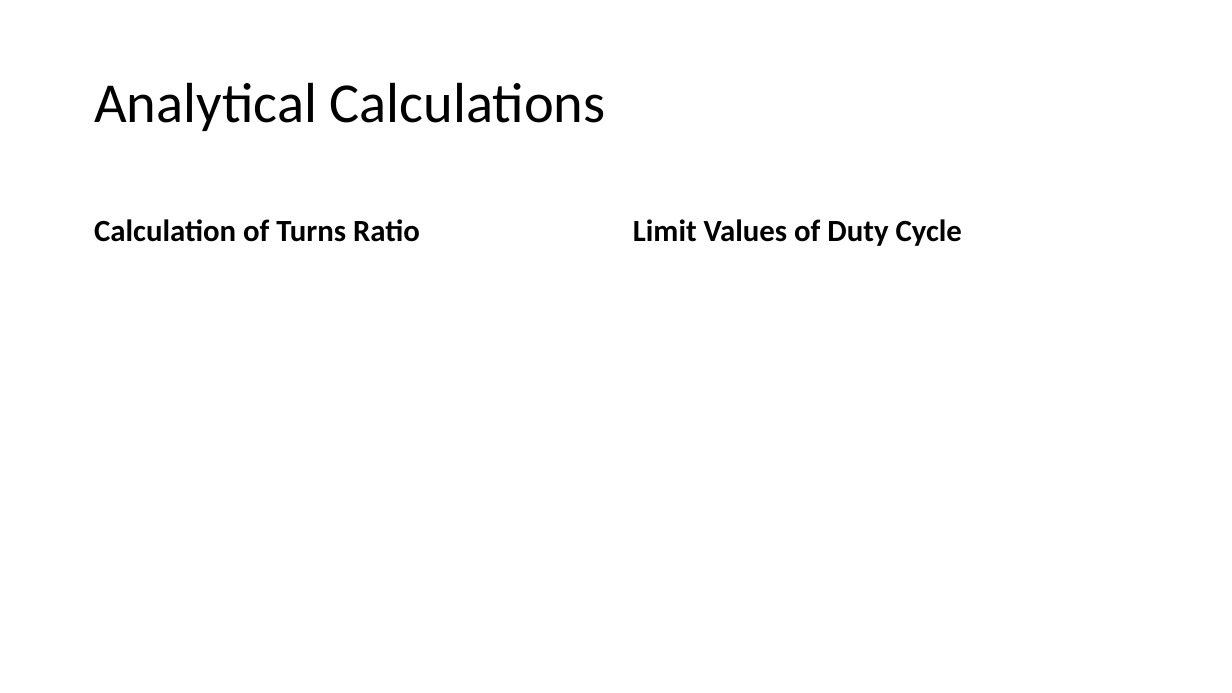
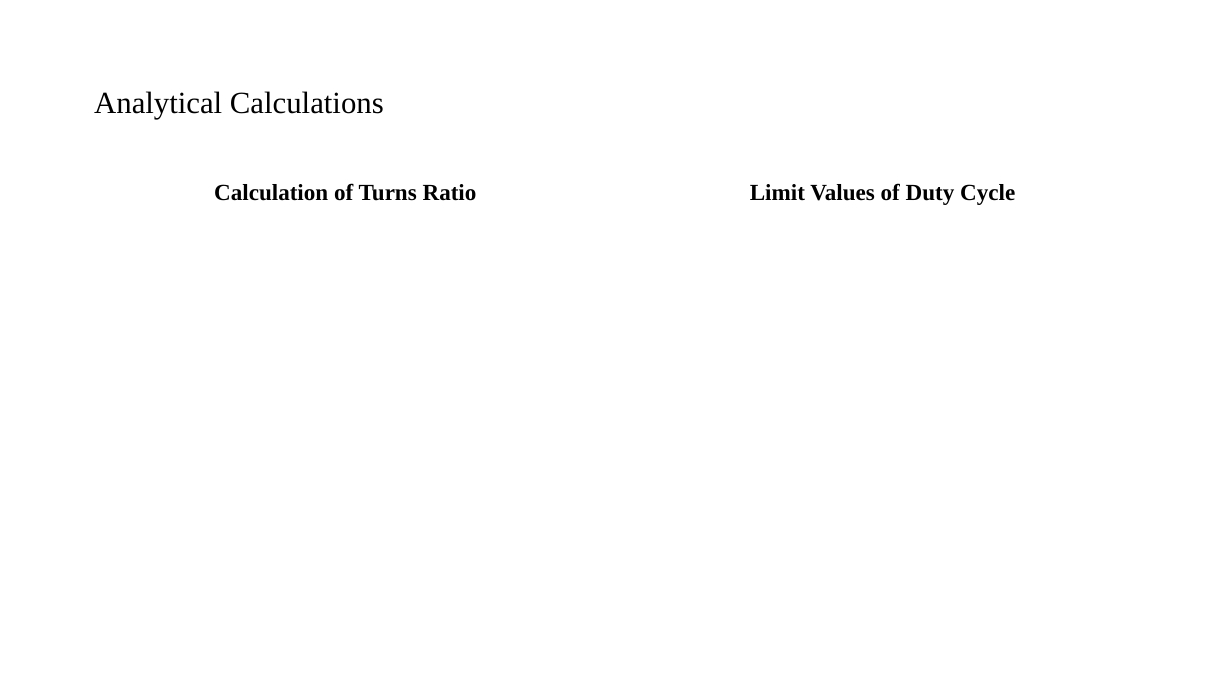
Before and after one commit to mustafayildz/EE464-Term-Project-, a slide deck: slide 8 of EE464_Proje_Sunu.pptx (slide 4 before the commit). Drawn at 1232x693 pixels with LibreOffice and Linux fonts; fonts in the diff are those of the drawing; grey boxes stand for pictures. Boxes give left, top, right and bottom in pixels: in the first picture for what was removed or moved away, otherwise in the second. Text is boxed around its words. In the diff, an @@ line names an element or a change of style, - is before the commit and + after.

```diff
--- a/EE464_Proje_Sunu.pptx
+++ b/EE464_Proje_Sunu.pptx
@@ title "Analytical Calculations" at (94, 91, 384, 119): size 44 to 24 pt, font Calibri to Times New Roman @@
@@ text "Calculation of Turns Ratio": place and size @@
-text "Calculation of Turns Ratio" at (94, 219, 420, 242)
+text "Calculation of Turns Ratio" at (214, 183, 477, 201)
@@ text "Calculation of Turns Ratio" at (214, 183, 477, 201): size 24 to 18 pt, font Calibri to Times New Roman; alignment left to centre @@
@@ text "Limit Values of Duty Cycle": place and size @@
-text "Limit Values of Duty Cycle" at (633, 219, 962, 246)
+text "Limit Values of Duty Cycle" at (750, 183, 1015, 205)
@@ text "Limit Values of Duty Cycle" at (750, 183, 1015, 205): size 24 to 18 pt, font Calibri to Times New Roman; alignment left to centre @@
```
Also in this commit, not shown: 16 other slides changed, 14 slides added, 1 slide removed, 1 other file.
